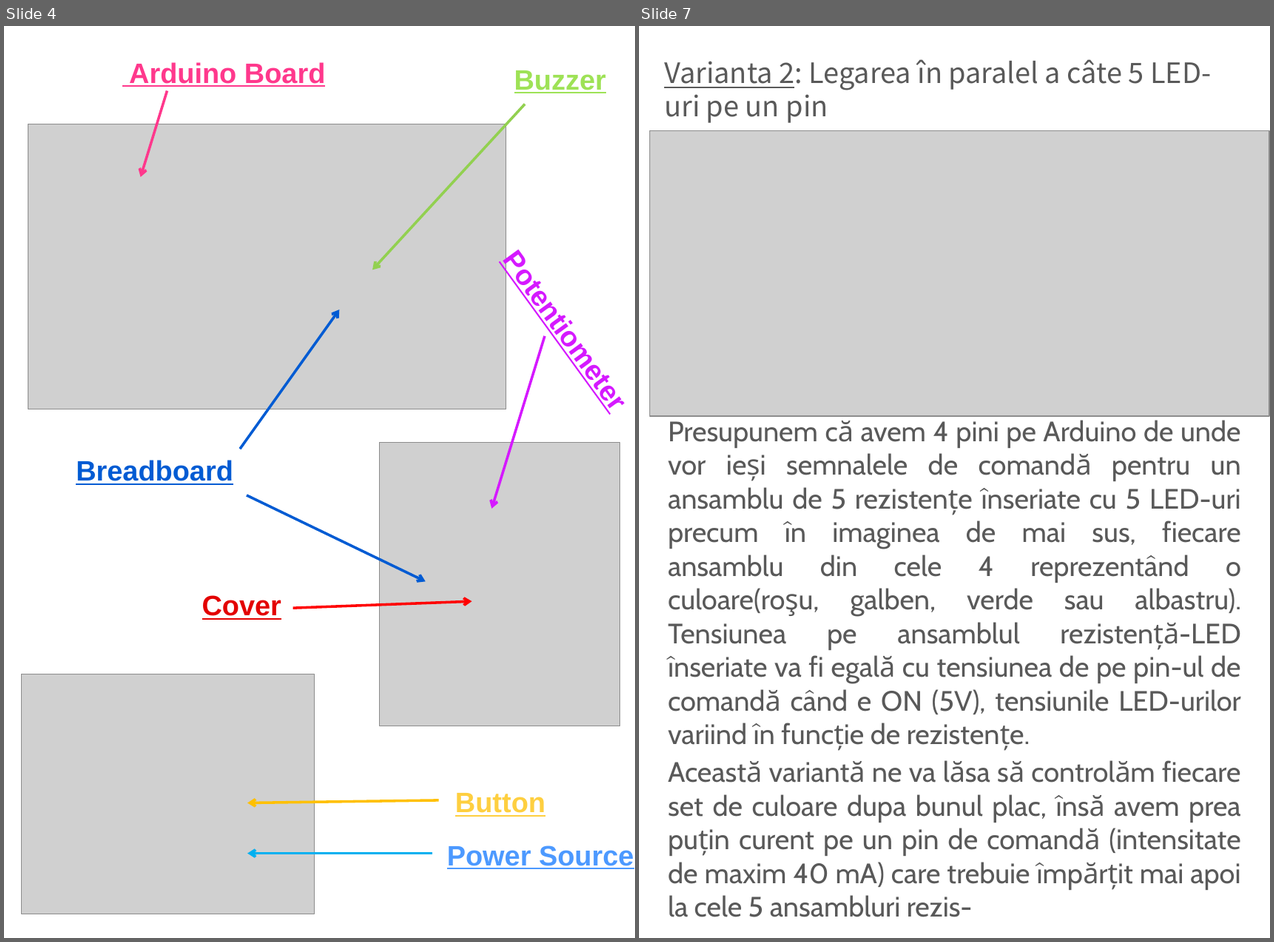
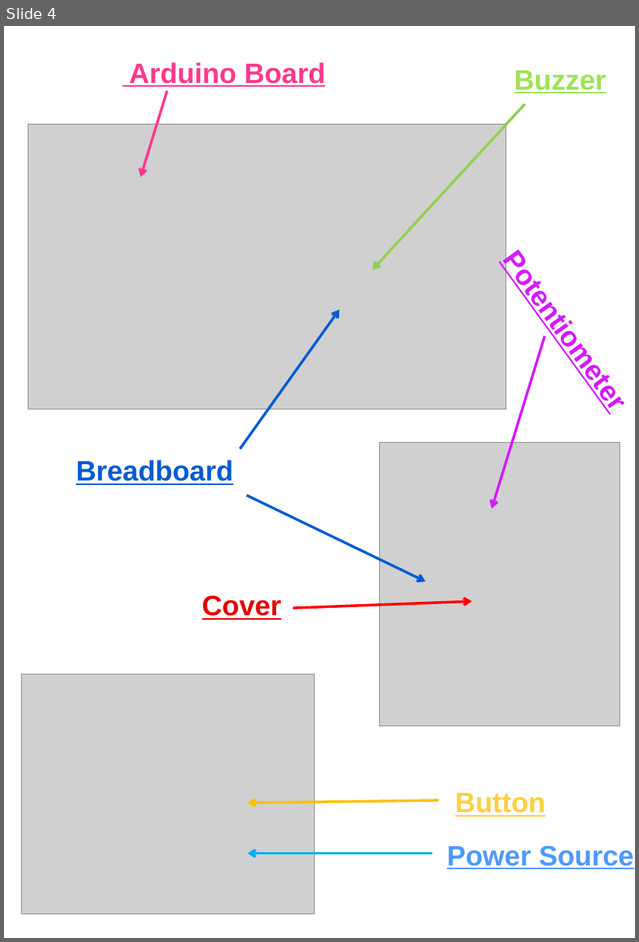
Before and after one commit to MuresanBianca/musical-tree, a slide deck: Documentations/InEnglish/MusicalTreeRo.pptx. Shown side by side, each under a label of ours: slides 4 and 7 before the commit, slide 4 after it; the slides between them are not shown. The pictures are 1274x942 and 639x942 pixels, drawn with LibreOffice and Linux fonts; fonts in the diff are those of the drawing; grey boxes stand for pictures. Boxes give left, top, right and bottom in pixels: in the first picture for what was removed or moved away, otherwise in the second. Text is boxed around its words. In the diff, an @@ line names an element or a change of style, - is before the commit and + after.

```diff
--- a/Documentations/InEnglish/MusicalTreeRo.pptx
+++ b/Documentations/InEnglish/MusicalTreeRo.pptx
@@ slide 7 removed at [639,26,1270,938], background #FFFFFF @@
@@ text removed at [664,59,1211,123] @@
-Varianta 2: Legarea în paralel a câte 5 LED-uri pe un pin
@@ picture removed at [650,130,1269,416] @@
@@ text removed at [668,420,1241,917] @@
-Presupunem că avem 4 pini pe Arduino de unde vor ieşi semnalele de comandă pentru un ansamblu de 5 rezistenţe înseriate cu 5 LED-uri precum în imaginea de mai sus, fiecare ansamblu din cele 4 reprezentând o culoare(roşu, galben, verde sau albastru). Tensiunea pe ansamblul rezistenţă-LED înseriate va fi egală cu tensiunea de pe pin-ul de comandă când e ON (5V), tensiunile LED-urilor variind în funcţie de rezistenţe.
-Această variantă ne va lăsa să controlăm fiecare set de culoare dupa bunul plac, însă avem prea puţin curent pe un pin de comandă (intensitate de maxim 40 mA) care trebuie împărţit mai apoi la cele 5 ansambluri rezis-
```
Also in this commit, not shown: 9 slides changed, 2 slides added, 1 other slide removed, 1 other file.
